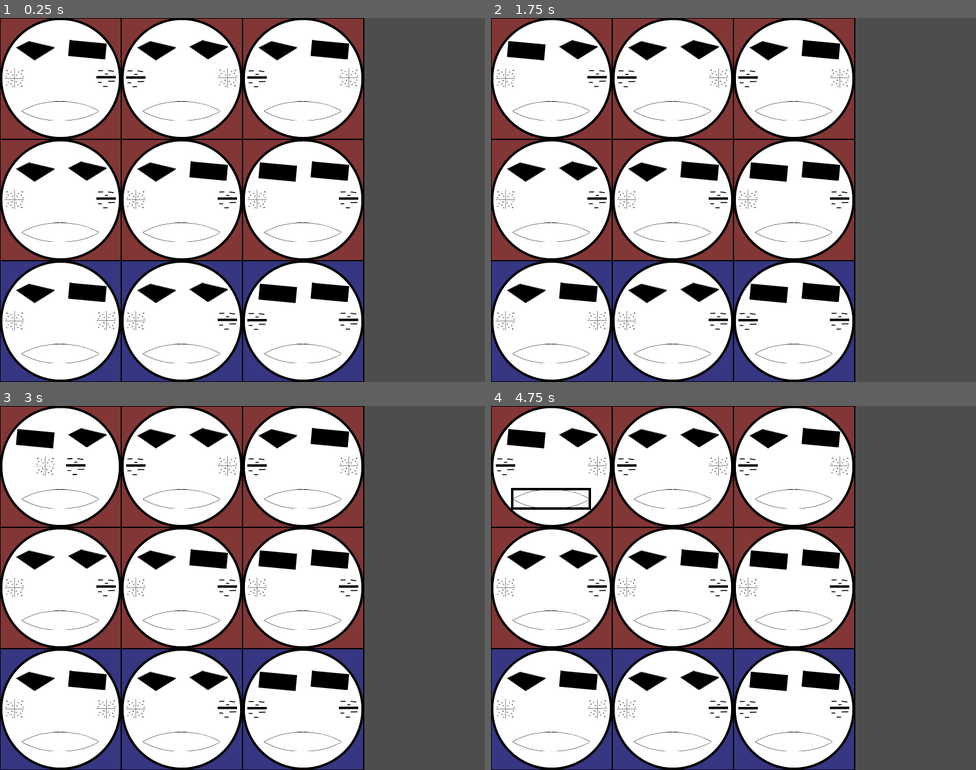
Above: before the commit, frames 1-4 (two rows, left to right).
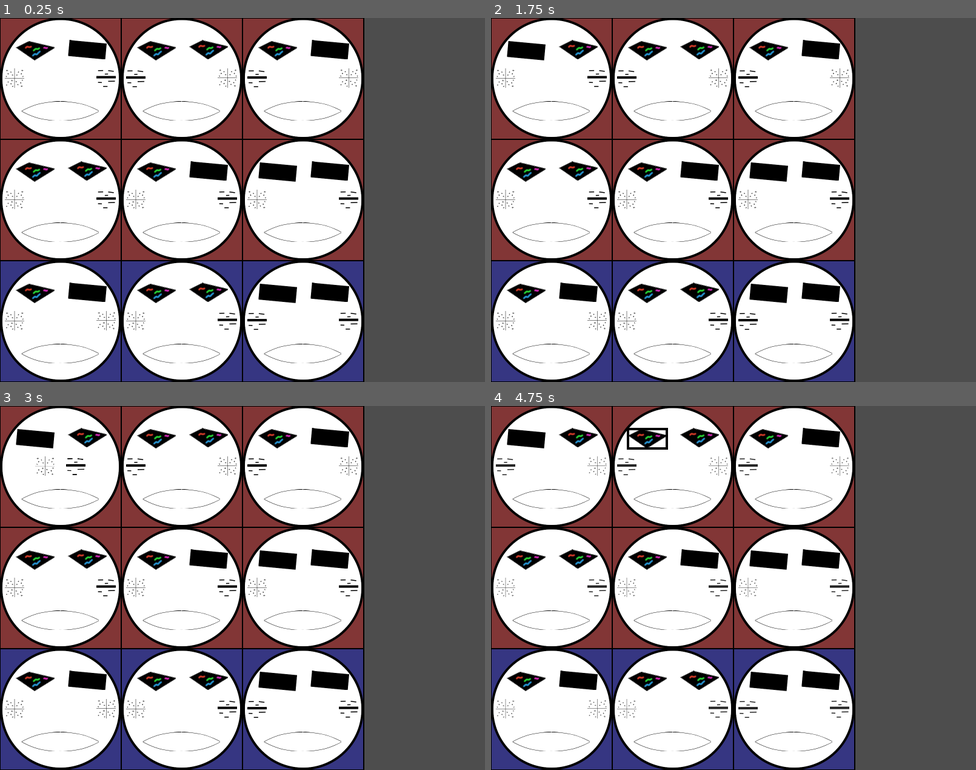
Above: after the commit, the same moments.

Repository: JonathanGeoffroy/maskarade
Game: Godot game, scene res://game.tscn
Two runs of this game, one before a commit and one after it. Both use one fixed random seed, a clock stepped at 60 frames per second and the inputs below.
Inputs (mouse positions are in pixels of both pictures, inside the frame that each line leads up to):
- Up to frame 1 (0.25 s): no input
- Up to frame 2 (1.75 s): tap Enter at 0.5 s; move the mouse to (524, 50) at 0.52 s; click (524, 50) at 0.67 s; tap Space at 1.25 s; move the mouse to (578, 50) at 1.27 s; click (578, 50) at 1.42 s
- Up to frame 3 (3 s): tap Enter at 2 s; move the mouse to (14, 467) at 2.02 s; click (14, 467) at 2.17 s; tap Space at 2.75 s; move the mouse to (106, 467) at 2.77 s; click (106, 467) at 2.92 s
- Up to frame 4 (4.75 s): tap Enter at 3.5 s; move the mouse to (549, 500) at 3.52 s; click (549, 500) at 3.67 s; tap Space at 4.25 s; move the mouse to (646, 438) at 4.27 s; click (646, 438) at 4.42 s

The runs differ from the first frame. In frame 1, 0.4% of the frame differs, in the area x 5-60%, y 7-78%; in frame 2, 0.4%; in frame 3, 0.4%; in frame 4, 1.2%, in the area x 1-74%, y 6-86%.

Commit message:
chore: simple gray effect with animation

Diff:
--- a/game.gd
+++ b/game.gd
@@ -1,7 +1,5 @@
 class_name Game
 extends Node2D
-
-var selected_piece: Piece
 
 
 func _enter_tree():
@@ -14,16 +12,18 @@
 
 
 func _on_piece_clicked(piece: Piece):
+	var selected_piece = Global.selected_piece
 	if selected_piece == null:
-		selected_piece = piece
+		Global.set_selected_piece(piece)
 	elif piece == selected_piece:
-		selected_piece = null
+		deselect()
 	elif piece.accept_exchange(selected_piece):
+		deselect()
 		exchange_pieces(piece, selected_piece)
 
 
 func deselect():
-	selected_piece = null
+	Global.set_selected_piece(null)
 
 
 func exchange_pieces(first: Piece, second: Piece, duration := 0.2):
--- /dev/null
+++ b/game/fsm.gd
@@ -0,0 +1,42 @@
+class_name GameFSM
+extends Node
+
+signal on_state_change(state: State)
+
+enum State {
+	START,
+	FIRST_PLAY,
+	FIRST_ATTACK,
+	SECOND_PLAY,
+	SECOND_ATTACK,
+	END,
+}
+
+var current_state: State = State.START
+
+
+func initialize() -> void:
+	set_current_state(State.START)
+
+
+func set_current_state(state: State) -> void:
+	current_state = state
+	on_state_change.emit(state)
+
+
+func next() -> void:
+	var next_state: State
+	match current_state:
+		State.START:
+			next_state = State.FIRST_PLAY
+		State.FIRST_PLAY:
+			next_state = State.FIRST_ATTACK
+		State.SECOND_PLAY:
+			next_state = State.SECOND_PLAY
+		State.SECOND_ATTACK:
+			next_state = State.FIRST_PLAY
+		_:
+			assert(false, "Can't excute next step from current_state")
+			return
+
+	set_current_state(next_state)
--- /dev/null
+++ b/game/global.gd
@@ -0,0 +1,18 @@
+extends Node
+
+signal on_selection_change(piece: Piece)
+
+var score := 0
+var fsm := GameFSM.new()
+var selected_piece: Piece
+
+
+func initialize() -> void:
+	score = 0
+	fsm.initialize()
+
+
+func set_selected_piece(piece: Piece):
+	if piece != selected_piece:
+		selected_piece = piece
+		on_selection_change.emit(piece)
--- a/piece/eye.gd
+++ b/piece/eye.gd
@@ -10,6 +10,7 @@
 
 
 func _ready() -> void:
+	super()
 	var kind = EyeKind.ATTACK if randi_range(0, 1) == 0 else EyeKind.DEFENSE
 
 	%Sprite2D.texture = attack_texture if kind == EyeKind.ATTACK else defense_texture
--- a/piece/eye.tscn
+++ b/piece/eye.tscn
@@ -1,7 +1,16 @@
-[gd_scene load_steps=4 format=3 uid="uid://pfak5cbvbxt0"]
+[gd_scene load_steps=6 format=3 uid="uid://pfak5cbvbxt0"]
 
 [ext_resource type="PackedScene" uid="uid://beqncntgomyeo" path="res://piece/piece.tscn" id="1_jd50y"]
 [ext_resource type="Script" uid="uid://dwqdartk2glvh" path="res://piece/eye.gd" id="2_1rksh"]
+[ext_resource type="Shader" uid="uid://xvu8vnd420p" path="res://shaders/gray.gdshader" id="3_1rksh"]
+
+[sub_resource type="ShaderMaterial" id="ShaderMaterial_cbv16"]
+resource_local_to_scene = true
+shader = ExtResource("3_1rksh")
+shader_parameter/gray_mode = true
+shader_parameter/desaturation = 0.5
+shader_parameter/progress = 0.0
+shader_parameter/invert = false
 
 [sub_resource type="RectangleShape2D" id="RectangleShape2D_dchfj"]
 size = Vector2(129, 64)
@@ -11,6 +20,7 @@
 kind = 0
 
 [node name="Sprite2D" parent="." index="0" groups=["Eye"]]
+material = SubResource("ShaderMaterial_cbv16")
 
 [node name="CollisionShape2D" parent="Area2D" index="0"]
 shape = SubResource("RectangleShape2D_dchfj")
--- a/piece/jowl.gd
+++ b/piece/jowl.gd
@@ -10,6 +10,7 @@
 
 
 func _ready() -> void:
+	super()
 	var kind = JowlKind.PLUS if randi_range(0, 1) == 0 else JowlKind.MINUS
 
 	%Sprite2D.texture = plus_texture if kind == JowlKind.PLUS else minus_texture
--- a/piece/jowl.tscn
+++ b/piece/jowl.tscn
@@ -1,8 +1,17 @@
-[gd_scene load_steps=5 format=3 uid="uid://dwe4x6syiburm"]
+[gd_scene load_steps=7 format=3 uid="uid://dwe4x6syiburm"]
 
 [ext_resource type="PackedScene" uid="uid://beqncntgomyeo" path="res://piece/piece.tscn" id="1_4icxe"]
 [ext_resource type="Script" uid="uid://cd576al0yrly2" path="res://piece/jowl.gd" id="2_v46qr"]
+[ext_resource type="Shader" uid="uid://xvu8vnd420p" path="res://shaders/gray.gdshader" id="3_b0nsu"]
 [ext_resource type="Texture2D" uid="uid://bsktjue8d6py3" path="res://assets/jowl_plus.png" id="3_xqxxu"]
+
+[sub_resource type="ShaderMaterial" id="ShaderMaterial_b0nsu"]
+resource_local_to_scene = true
+shader = ExtResource("3_b0nsu")
+shader_parameter/gray_mode = false
+shader_parameter/desaturation = 0.5
+shader_parameter/progress = 0.0
+shader_parameter/invert = false
 
 [sub_resource type="RectangleShape2D" id="RectangleShape2D_xqxxu"]
 size = Vector2(69, 64)
@@ -12,6 +21,7 @@
 kind = 0
 
 [node name="Sprite2D" parent="." index="0" groups=["Jowl"]]
+material = SubResource("ShaderMaterial_b0nsu")
 texture = ExtResource("3_xqxxu")
 
 [node name="CollisionShape2D" parent="Area2D" index="0"]
--- /dev/null
+++ b/piece/mouth.gd
@@ -0,0 +1 @@
+extends Node2D
--- a/piece/mouth.tscn
+++ b/piece/mouth.tscn
@@ -1,14 +1,25 @@
-[gd_scene load_steps=4 format=3 uid="uid://bp8636mkwywsc"]
+[gd_scene load_steps=6 format=3 uid="uid://bp8636mkwywsc"]
 
 [ext_resource type="PackedScene" uid="uid://beqncntgomyeo" path="res://piece/piece.tscn" id="1_613wf"]
+[ext_resource type="Shader" uid="uid://xvu8vnd420p" path="res://shaders/gray.gdshader" id="2_4c5t1"]
 [ext_resource type="Texture2D" uid="uid://cpef0gme3mujq" path="res://assets/mouth.png" id="2_62w0a"]
+
+[sub_resource type="ShaderMaterial" id="ShaderMaterial_7x40s"]
+resource_local_to_scene = true
+shader = ExtResource("2_4c5t1")
+shader_parameter/gray_mode = false
+shader_parameter/desaturation = 0.5
+shader_parameter/progress = 0.0
+shader_parameter/invert = false
 
 [sub_resource type="RectangleShape2D" id="RectangleShape2D_62w0a"]
 size = Vector2(257, 64)
 
 [node name="Mouth" groups=["Mouth"] instance=ExtResource("1_613wf")]
+script = null
 
 [node name="Sprite2D" parent="." index="0"]
+material = SubResource("ShaderMaterial_7x40s")
 texture = ExtResource("2_62w0a")
 
 [node name="CollisionShape2D" parent="Area2D" index="0"]
--- a/piece/piece.gd
+++ b/piece/piece.gd
@@ -2,6 +2,21 @@
 extends Node2D
 
 signal piece_clicked(piece: Piece)
+
+var gray_animation = "gray"
+
+enum Style { NORMAL, AVAILABLE, UNAVAILABLE }
+
+var style: Style
+@export var gray_shader_progress := 0.0
+
+
+func _ready() -> void:
+	Global.connect("on_selection_change", on_selection_change)
+
+
+func _process(delta: float) -> void:
+	%Sprite2D.material.set_shader_parameter("progress", gray_shader_progress)
 
 
 func _on_piece_clicked(viewport: Node, event: InputEvent, shape_idx: int) -> void:
@@ -21,3 +36,28 @@
 
 func accept_exchange(piece: Piece) -> bool:
 	return piece.get_groups() == get_groups()
+
+
+func on_selection_change(selected_piece: Piece):
+	if selected_piece == null:
+		style = Style.NORMAL
+	else:
+		var is_accepted = accept_exchange(selected_piece)
+		style = Style.AVAILABLE if is_accepted else Style.UNAVAILABLE
+
+	if style == Style.NORMAL or style == Style.AVAILABLE:
+		enable()
+	else:
+		disable()
+
+
+func enable() -> void:
+	$AnimationPlayer.play(gray_animation)
+	if gray_shader_progress == 1.0:
+		$AnimationPlayer.seek($AnimationPlayer.get_animation(gray_animation).length, true)
+	$AnimationPlayer.speed_scale = -1.0
+
+
+func disable() -> void:
+	$AnimationPlayer.play(gray_animation)
+	$AnimationPlayer.speed_scale = 1.0
--- a/piece/piece.tscn
+++ b/piece/piece.tscn
@@ -1,16 +1,63 @@
-[gd_scene load_steps=4 format=3 uid="uid://beqncntgomyeo"]
+[gd_scene load_steps=9 format=3 uid="uid://beqncntgomyeo"]
 
+[ext_resource type="Shader" uid="uid://xvu8vnd420p" path="res://shaders/gray.gdshader" id="1_2eswf"]
 [ext_resource type="Script" uid="uid://csfamx6th1u2c" path="res://piece/piece.gd" id="1_6byuq"]
 [ext_resource type="Texture2D" uid="uid://bjly7062y4p3l" path="res://assets/eye_atk.png" id="1_l0ktr"]
 
+[sub_resource type="ShaderMaterial" id="ShaderMaterial_2eswf"]
+resource_local_to_scene = true
+shader = ExtResource("1_2eswf")
+shader_parameter/gray_mode = false
+shader_parameter/desaturation = 0.5
+shader_parameter/progress = 0.0
+shader_parameter/invert = false
+
 [sub_resource type="RectangleShape2D" id="RectangleShape2D_6byuq"]
 size = Vector2(129, 64)
+
+[sub_resource type="Animation" id="Animation_4wn1d"]
+length = 0.001
+tracks/0/type = "value"
+tracks/0/imported = false
+tracks/0/enabled = true
+tracks/0/path = NodePath(".:gray_shader_progress")
+tracks/0/interp = 1
+tracks/0/loop_wrap = true
+tracks/0/keys = {
+"times": PackedFloat32Array(0),
+"transitions": PackedFloat32Array(1),
+"update": 0,
+"values": [0.0]
+}
+
+[sub_resource type="Animation" id="Animation_2eswf"]
+resource_name = "gray"
+length = 0.2
+tracks/0/type = "value"
+tracks/0/imported = false
+tracks/0/enabled = true
+tracks/0/path = NodePath(".:gray_shader_progress")
+tracks/0/interp = 1
+tracks/0/loop_wrap = true
+tracks/0/keys = {
+"times": PackedFloat32Array(0, 0.2),
+"transitions": PackedFloat32Array(1, 1),
+"update": 0,
+"values": [0.0, 1.0]
+}
+
+[sub_resource type="AnimationLibrary" id="AnimationLibrary_ibp41"]
+_data = {
+&"RESET": SubResource("Animation_4wn1d"),
+&"gray": SubResource("Animation_2eswf")
+}
 
 [node name="Piece" type="Node2D" groups=["Piece"]]
 script = ExtResource("1_6byuq")
 
 [node name="Sprite2D" type="Sprite2D" parent="."]
 unique_name_in_owner = true
+material = SubResource("ShaderMaterial_2eswf")
 texture = ExtResource("1_l0ktr")
 centered = false
 
@@ -20,4 +67,9 @@
 position = Vector2(63.5, 33)
 shape = SubResource("RectangleShape2D_6byuq")
 
+[node name="AnimationPlayer" type="AnimationPlayer" parent="."]
+libraries = {
+&"": SubResource("AnimationLibrary_ibp41")
+}
+
 [connection signal="input_event" from="Area2D" to="." method="_on_piece_clicked"]
--- a/project.godot
+++ b/project.godot
@@ -15,6 +15,10 @@
 config/features=PackedStringArray("4.4", "GL Compatibility")
 config/icon="res://icon.svg"
 
+[autoload]
+
+Global="*res://game/global.gd"
+
 [display]
 
 window/size/viewport_width=800
--- a/selector.gd
+++ b/selector.gd
@@ -1,7 +1,5 @@
 class_name Selector
 extends Node2D
-
-@onready var game: Game = get_tree().current_scene
 
 
 func _process(delta):
@@ -9,7 +7,7 @@
 
 
 func _draw() -> void:
-	var piece := game.selected_piece
+	var piece := Global.selected_piece
 
 	if piece != null:
 		draw_rect(Rect2(piece.global_position, piece.get_size() / 2), Color.BLACK, false, 4.0)
--- /dev/null
+++ b/shaders/gray.gdshader
@@ -0,0 +1,18 @@
+shader_type canvas_item;
+
+uniform bool gray_mode = false;
+uniform float desaturation : hint_range(0.0, 1.0) = 0.5;
+uniform float progress: hint_range(0.0, 1.0) = 0.0;
+uniform bool invert = false;
+
+void fragment() {
+    vec4 color = texture(TEXTURE, UV);
+    if (color.a > 0.0) {
+		float transition_progress = invert ? progress: 1.0 - progress;
+		float gray = dot(color.rgb, vec3(0.299, 0.587, 0.114));
+		gray = mix(gray, 0.3, desaturation);
+		color.rgb = mix(color.rgb, vec3(gray), progress);
+	}
+
+    COLOR = color;
+}
Binary file changed: assets/eye_atk.png
Not shown, added: game/fsm.gd.uid
Not shown, added: game/global.gd.uid
Not shown, added: piece/mouth.gd.uid
Not shown, added: shaders/gray.gdshader.uid
Not shown, added: assets/eye_atk.png~
